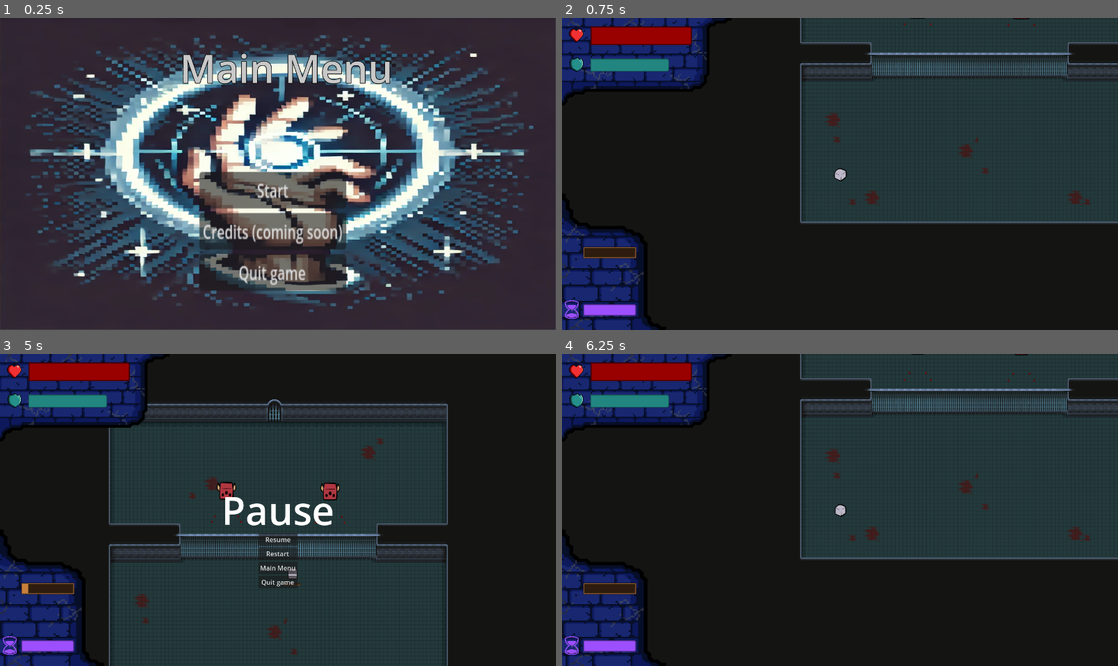
Above: before the commit, frames 1-4 (two rows, left to right).
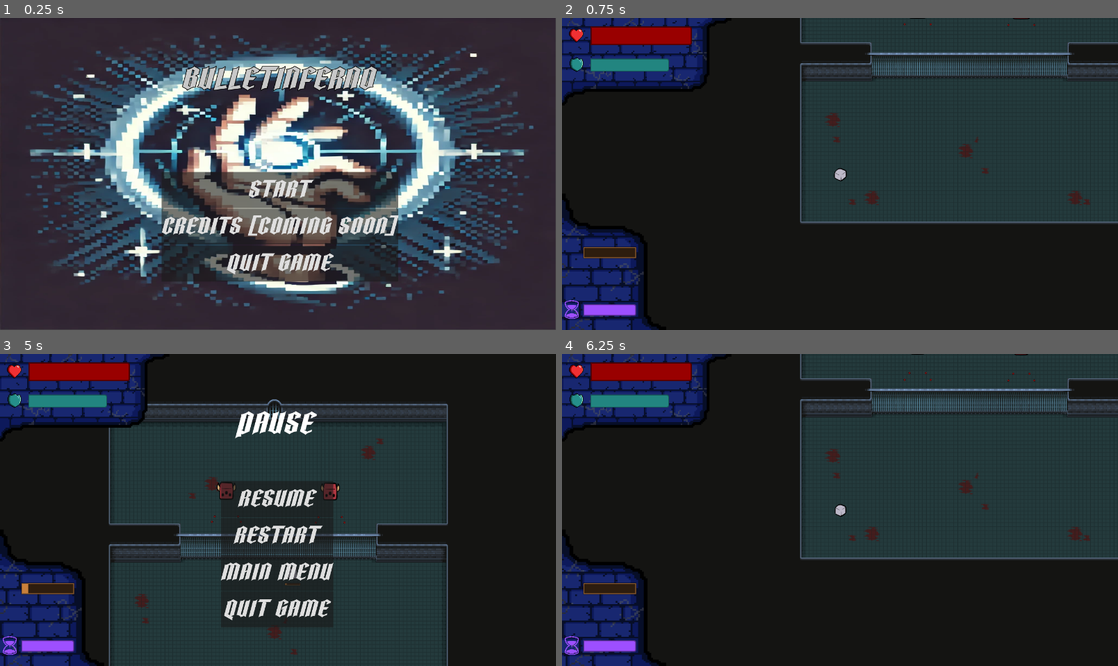
Above: after the commit, the same moments.

Repository: TheMilanMiracle/pyramid-scam-games-game
Game: Godot game, scene res://scenes/UI/main_menu.tscn
Two runs of this game, one before a commit and one after it. Both use one fixed random seed, a clock stepped at 60 frames per second and the inputs below.
Inputs (mouse positions are in pixels of both pictures, inside the frame that each line leads up to):
- Up to frame 1 (0.25 s): no input
- Up to frame 2 (0.75 s): click "Start" at 0.5 s
- Up to frame 3 (5 s): move the mouse to (400, 494) at 1.27 s; hold D (right) 1.28-2.03 s; hold F (force) 1.28-2.03 s; click (400, 494) at 1.42 s; move the mouse to (166, 525) at 2.02 s; hold S (down) 2.03-2.78 s; tap Q (select) at 2.1 s; tap Enter at 2.75 s; move the mouse to (333, 441) at 2.77 s; hold D (right) 2.78-3.53 s; tap Space (space) at 2.85 s; move the mouse to (77, 357) at 3.52 s; hold W (up) 3.53-4.28 s; tap E (use) at 3.6 s; click (77, 357) at 3.67 s; move the mouse to (266, 463) at 4.27 s; hold A (left) from 4.28 s (still down); hold F (force) from 4.28 s (still down); click (266, 463) at 4.42 s; tap Escape (pause) at 4.9 s
- Up to frame 4 (6.25 s): release A (left) at 5 s; release F (force) at 5 s; click "Main Menu" at 5 s; click "Start" at 5.75 s

The runs differ from the first frame. In frame 1, 10% of the frame differs, in the area x 29-72%, y 11-88%; in frame 2, nothing differs; in frame 3, 4.4%; in frame 4, nothing differs.

Commit message:
Add fonts to menus

Diff:
--- /dev/null
+++ b/juego-single/resources/font.tres
@@ -0,0 +1,7 @@
+[gd_resource type="Theme" load_steps=2 format=3 uid="uid://de47fgehqbvo3"]
+
+[ext_resource type="FontFile" uid="uid://duxvgsxo4olce" path="res://assets/fonts/hellfire/HELLFIRE font.otf" id="1_mtb32"]
+
+[resource]
+default_font = ExtResource("1_mtb32")
+default_font_size = 187
--- a/juego-single/scenes/UI/death_menu.tscn
+++ b/juego-single/scenes/UI/death_menu.tscn
@@ -1,5 +1,6 @@
-[gd_scene load_steps=3 format=3 uid="uid://2j43t3jfkguc"]
+[gd_scene load_steps=4 format=3 uid="uid://2j43t3jfkguc"]
 
+[ext_resource type="Theme" uid="uid://de47fgehqbvo3" path="res://resources/font.tres" id="1_c05np"]
 [ext_resource type="Script" path="res://scripts/UI/death_menu.gd" id="1_ndqkr"]
 
 [sub_resource type="LabelSettings" id="LabelSettings_7mscf"]
@@ -13,6 +14,7 @@
 anchor_bottom = 1.0
 grow_horizontal = 2
 grow_vertical = 2
+theme = ExtResource("1_c05np")
 script = ExtResource("1_ndqkr")
 
 [node name="You lost!" type="Label" parent="."]
@@ -22,14 +24,15 @@
 anchor_top = 0.5
 anchor_right = 0.5
 anchor_bottom = 0.5
-offset_left = -245.0
-offset_top = -266.0
-offset_right = 245.0
-offset_bottom = -134.0
+offset_left = -241.0
+offset_top = -254.0
+offset_right = 249.0
+offset_bottom = -122.0
 grow_horizontal = 2
 grow_vertical = 2
 text = "YOU LOST!"
 label_settings = SubResource("LabelSettings_7mscf")
+horizontal_alignment = 1
 
 [node name="ButtonContainer" type="VBoxContainer" parent="."]
 layout_mode = 1
@@ -38,12 +41,13 @@
 anchor_top = 0.5
 anchor_right = 0.5
 anchor_bottom = 0.5
-offset_left = -172.0
-offset_top = -120.5
-offset_right = 172.0
-offset_bottom = 160.5
+offset_left = -133.0
+offset_top = -87.0
+offset_right = 556.0
+offset_bottom = 587.0
 grow_horizontal = 2
 grow_vertical = 2
+scale = Vector2(0.4, 0.4)
 
 [node name="Try again" type="Button" parent="ButtonContainer"]
 unique_name_in_owner = true
--- a/juego-single/scenes/UI/main_menu.tscn
+++ b/juego-single/scenes/UI/main_menu.tscn
@@ -1,5 +1,6 @@
-[gd_scene load_steps=10 format=3 uid="uid://fp6ini66mu50"]
+[gd_scene load_steps=12 format=3 uid="uid://fp6ini66mu50"]
 
+[ext_resource type="FontFile" uid="uid://duxvgsxo4olce" path="res://assets/fonts/hellfire/HELLFIRE font.otf" id="1_8di3s"]
 [ext_resource type="Script" path="res://scripts/UI/main_menu.gd" id="1_uhgpg"]
 [ext_resource type="Script" path="res://scripts/tutorial_world.gd" id="2_u6rd1"]
 [ext_resource type="PackedScene" uid="uid://b21t0y63r8mqy" path="res://scenes/rooms/tutorial_room.tscn" id="3_vl665"]
@@ -7,6 +8,10 @@
 [ext_resource type="PackedScene" uid="uid://ctph8joortxmw" path="res://scenes/player/slow_area.tscn" id="4_udmx4"]
 [ext_resource type="PackedScene" uid="uid://ygpasvck8iev" path="res://scenes/player/player.tscn" id="5_m08x2"]
 [ext_resource type="AudioStream" uid="uid://vlb0u4hx37v7" path="res://assets/music/01 - DavidKBD - Purgatory Pack - Purgatory.ogg" id="7_e1wxd"]
+
+[sub_resource type="Theme" id="Theme_42su2"]
+default_font = ExtResource("1_8di3s")
+default_font_size = 187
 
 [sub_resource type="PackedScene" id="PackedScene_bf4db"]
 _bundled = {
@@ -28,12 +33,14 @@
 outline_color = Color(0, 0, 0, 1)
 
 [node name="Control" type="Control"]
+texture_filter = 2
 layout_mode = 3
 anchors_preset = 15
 anchor_right = 1.0
 anchor_bottom = 1.0
 grow_horizontal = 2
 grow_vertical = 2
+theme = SubResource("Theme_42su2")
 script = ExtResource("1_uhgpg")
 main = SubResource("PackedScene_bf4db")
 
@@ -49,13 +56,13 @@
 anchor_top = 0.5
 anchor_right = 0.5
 anchor_bottom = 0.5
-offset_left = -263.0
-offset_top = -327.0
-offset_right = 305.0
-offset_bottom = -195.0
+offset_left = -280.0
+offset_top = -287.0
+offset_right = 288.0
+offset_bottom = -155.0
 grow_horizontal = 2
 grow_vertical = 2
-text = "Main Menu"
+text = "BulletInferno"
 label_settings = SubResource("LabelSettings_e1v05")
 horizontal_alignment = 1
 
@@ -66,13 +73,13 @@
 anchor_top = 0.5
 anchor_right = 0.5
 anchor_bottom = 0.5
-offset_left = -193.0
-offset_top = -5.00003
-offset_right = -17.0
-offset_bottom = 131.0
+offset_left = -286.0
+offset_top = -5.0
+offset_right = 1166.0
+offset_bottom = 669.0
 grow_horizontal = 2
 grow_vertical = 2
-scale = Vector2(2.04921, 2.89448)
+scale = Vector2(0.4, 0.4)
 
 [node name="Start" type="Button" parent="ButtonContainer"]
 unique_name_in_owner = true
--- a/juego-single/scenes/UI/pause_menu.tscn
+++ b/juego-single/scenes/UI/pause_menu.tscn
@@ -1,8 +1,11 @@
-[gd_scene load_steps=3 format=3 uid="uid://bn01xrmve8asx"]
+[gd_scene load_steps=5 format=3 uid="uid://bn01xrmve8asx"]
 
 [ext_resource type="Script" path="res://scripts/UI/pause_menu.gd" id="1_7a2nd"]
+[ext_resource type="FontFile" uid="uid://duxvgsxo4olce" path="res://assets/fonts/hellfire/HELLFIRE font.otf" id="2_yfymp"]
+[ext_resource type="Theme" uid="uid://de47fgehqbvo3" path="res://resources/font.tres" id="3_ywxup"]
 
 [sub_resource type="LabelSettings" id="LabelSettings_3735w"]
+font = ExtResource("2_yfymp")
 font_size = 96
 
 [node name="pause_menu" type="CanvasLayer"]
@@ -15,10 +18,10 @@
 anchor_top = 0.5
 anchor_right = 0.5
 anchor_bottom = 0.5
-offset_left = -284.0
-offset_top = -66.0
-offset_right = 284.0
-offset_bottom = 66.0
+offset_left = -289.0
+offset_top = -266.0
+offset_right = 279.0
+offset_bottom = -134.0
 grow_horizontal = 2
 grow_vertical = 2
 text = "Pause"
@@ -31,12 +34,14 @@
 anchor_top = 0.5
 anchor_right = 0.5
 anchor_bottom = 0.5
-offset_left = -48.0
-offset_top = 57.0
-offset_right = 48.0
-offset_bottom = 193.0
+offset_left = -140.0
+offset_top = -71.0
+offset_right = 549.0
+offset_bottom = 829.0
 grow_horizontal = 2
 grow_vertical = 2
+scale = Vector2(0.4, 0.4)
+theme = ExtResource("3_ywxup")
 
 [node name="Resume" type="Button" parent="ButtonContainer"]
 unique_name_in_owner = true
--- a/juego-single/scenes/UI/victory_menu.tscn
+++ b/juego-single/scenes/UI/victory_menu.tscn
@@ -1,5 +1,6 @@
-[gd_scene load_steps=3 format=3 uid="uid://dnptqfl7lstdf"]
+[gd_scene load_steps=4 format=3 uid="uid://dnptqfl7lstdf"]
 
+[ext_resource type="Theme" uid="uid://de47fgehqbvo3" path="res://resources/font.tres" id="1_4yx7v"]
 [ext_resource type="Script" path="res://scripts/UI/victory_menu.gd" id="1_alcyq"]
 
 [sub_resource type="LabelSettings" id="LabelSettings_p5hey"]
@@ -13,6 +14,7 @@
 anchor_bottom = 1.0
 grow_horizontal = 2
 grow_vertical = 2
+theme = ExtResource("1_4yx7v")
 script = ExtResource("1_alcyq")
 
 [node name="You lost!" type="Label" parent="."]
@@ -22,14 +24,15 @@
 anchor_top = 0.5
 anchor_right = 0.5
 anchor_bottom = 0.5
-offset_left = -245.0
-offset_top = -266.0
-offset_right = 245.0
-offset_bottom = -134.0
+offset_left = -233.0
+offset_top = -207.0
+offset_right = 257.0
+offset_bottom = -75.0
 grow_horizontal = 2
 grow_vertical = 2
 text = "YOU WIN!"
 label_settings = SubResource("LabelSettings_p5hey")
+horizontal_alignment = 1
 
 [node name="ButtonContainer" type="VBoxContainer" parent="."]
 layout_mode = 1
@@ -38,12 +41,13 @@
 anchor_top = 0.5
 anchor_right = 0.5
 anchor_bottom = 0.5
-offset_left = -172.0
-offset_top = -120.5
-offset_right = 172.0
-offset_bottom = 160.5
+offset_left = -124.0
+offset_top = 10.0
+offset_right = 565.0
+offset_bottom = 684.0
 grow_horizontal = 2
 grow_vertical = 2
+scale = Vector2(0.4, 0.4)
 
 [node name="Try again" type="Button" parent="ButtonContainer"]
 unique_name_in_owner = true
Binary file added: juego-single/assets/fonts/hellfire/HELLFIRE font.otf
Not shown, added: juego-single/assets/fonts/hellfire/HELLFIRE font.otf.import
